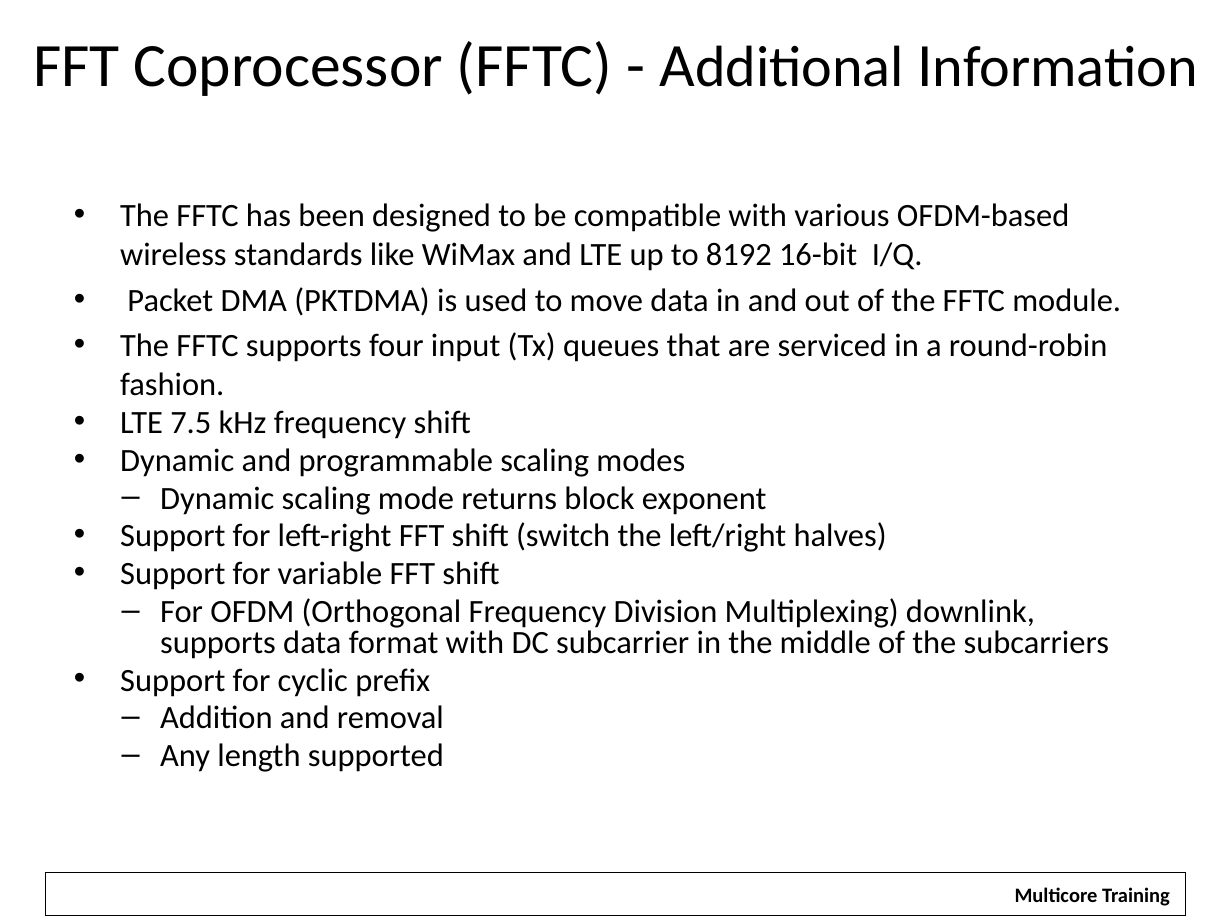
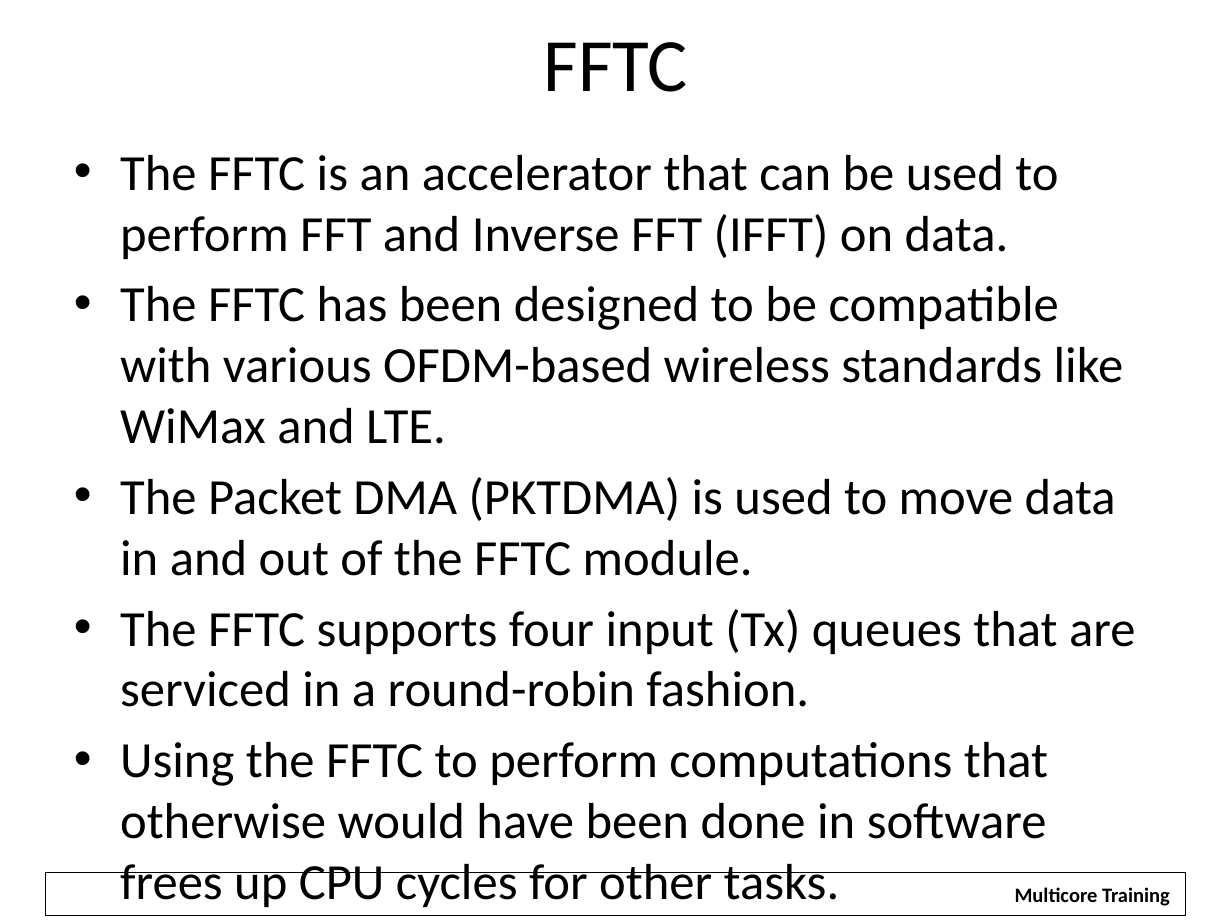
Before and after one commit to hari1989/keystone-workshop, a slide deck: slide 46 of slides/KeyStone Overview.pptx (slide 44 before the commit). Drawn at 1232x924 pixels with LibreOffice and Linux fonts; fonts in the diff are those of the drawing; background and template pictures are left out. Boxes give left, top, right and bottom in pixels: in the first picture for what was removed or moved away, otherwise in the second. Text is boxed around its words. In the diff, an @@ line names an element or a change of style, - is before the commit and + after.

```diff
--- a/slides/KeyStone Overview.pptx
+++ b/slides/KeyStone Overview.pptx
@@ title at (544, 42, 688, 92): text changed; size 36 to 44 pt @@
-FFT Coprocessor (FFTC) - Additional Information
+FFTC
@@ text "The FFTC is an accelerator ...": place and size @@
-text "The FFTC is an accelerator ..." at (120, 203, 1121, 772)
+text "The FFTC is an accelerator ..." at (120, 155, 1135, 839)
@@ text at (120, 155, 1124, 576): text changed; size 19 to 29.6 pt @@
-• The FFTC has been designed to be compatible with various OFDM-based wireless standards like WiMax and LTE up to 8192 16-bit I/Q.
-• Packet DMA (PKTDMA) is used to move data in and out of the FFTC module.
+• The FFTC is an accelerator that can be used to perform FFT and Inverse FFT (IFFT) on data.
+• The FFTC has been designed to be compatible with various OFDM-based wireless standards like WiMax and LTE.
+• The Packet DMA (PKTDMA) is used to move data in and out of the FFTC module.
@@ text at (120, 609, 1135, 707): size 19 to 29.6 pt in "The FFTC supports four input (Tx) queues ..."; more space between paragraphs @@
@@ text at (120, 742, 1048, 839): text changed; size 19 to 29.6 pt @@
-• LTE 7.5 kHz frequency shift
-• Dynamic and programmable scaling modes
-  – Dynamic scaling mode returns block exponent
-• Support for left-right FFT shift (switch the left/right halves)
-• Support for variable FFT shift
-  – For OFDM (Orthogonal Frequency Division Multiplexing) downlink, supports data format with DC subcarrier in the middle of the subcarriers
-• Support for cyclic prefix
-  – Addition and removal
-  – Any length supported
+• Using the FFTC to perform computations that otherwise would have been done in software frees up CPU cycles for other tasks.
```
Also in this commit, not shown: 26 other slides changed, 33 slides added, 18 slides removed, 1 other file.
